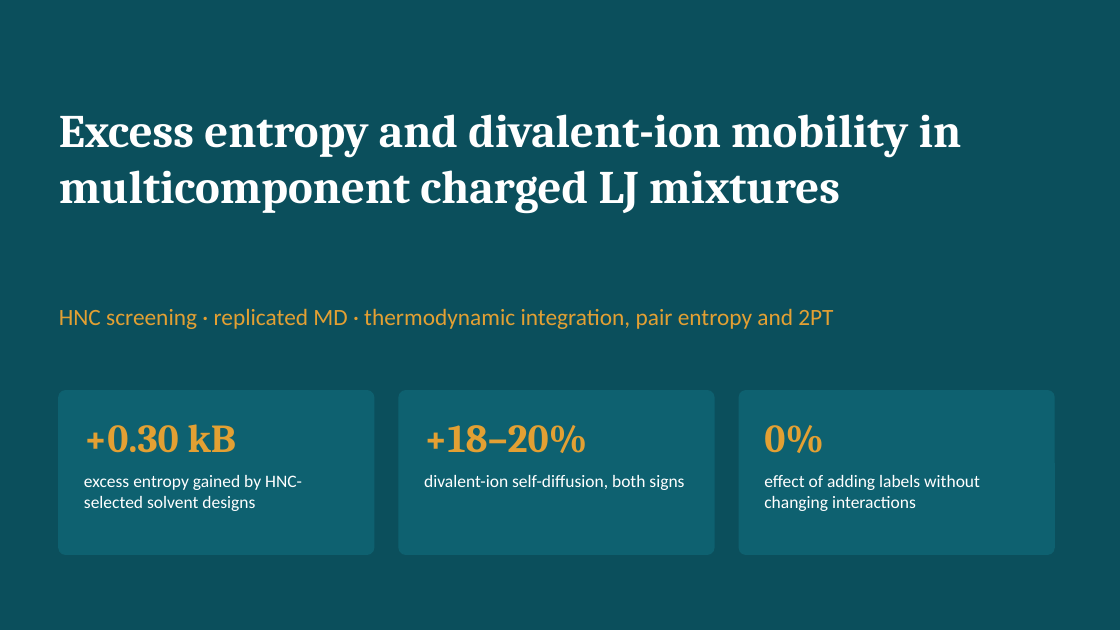
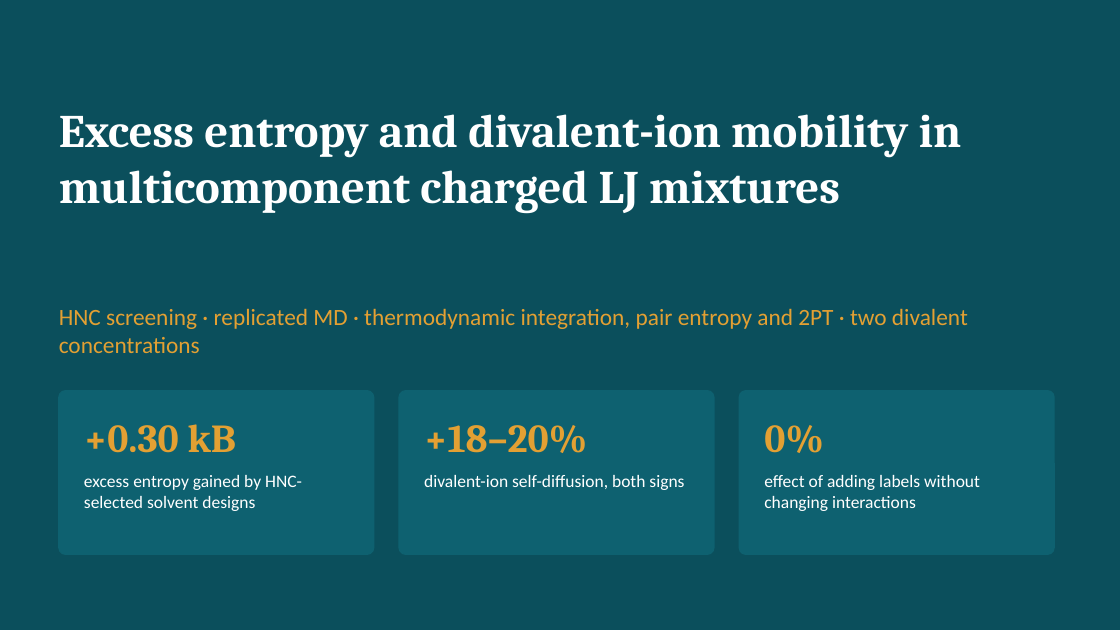
Before and after one commit to elomba/HNC-nCLJ, a slide deck: slide 1 of doc/slides/component_entropy_results.pptx. Drawn at 1120x630 pixels with LibreOffice and Linux fonts; fonts in the diff are those of the drawing. Boxes give left, top, right and bottom in pixels: in the first picture for what was removed or moved away, otherwise in the second. Text is boxed around its words. In the diff, an @@ line names an element or a change of style, - is before the commit and + after.

```diff
--- a/doc/slides/component_entropy_results.pptx
+++ b/doc/slides/component_entropy_results.pptx
@@ text at (59,308,968,353): text changed @@
-HNC screening · replicated MD · thermodynamic integration, pair entropy and 2PT
+HNC screening · replicated MD · thermodynamic integration, pair entropy and 2PT · two divalent concentrations
```
Also in this commit, not shown: 1 other slide changed, 2 slides added, 18 other files.
